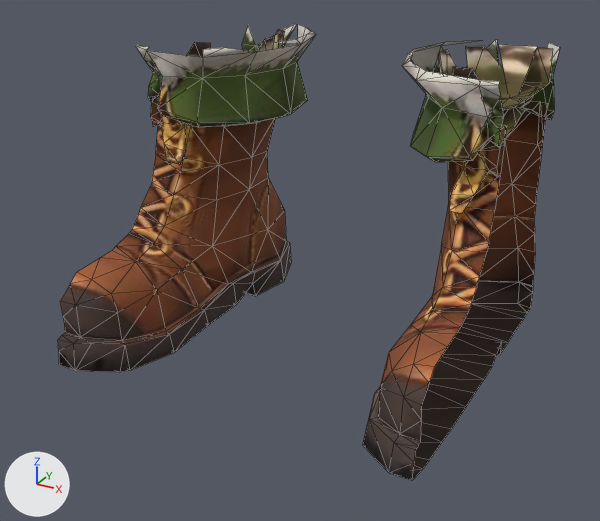
The glTF model public/models/outfits/trail_boots.glb: old version first, new version second.
The view is the same before and after, from a 50 mm lens placed at (0.277, -0.57, 0.329), pointed at (-0.002, -0.063, 0.075). The lights are fixed; the arrows at lower left show +X, +Y and +Z. The first picture is the older version. Mesh edges are drawn as thin lines. Where no turn or scale is listed for an object, it has been applied to the vertices. Vertices at exactly the same position are counted once.

Names of what the first picture shows: 'hide_boots'.
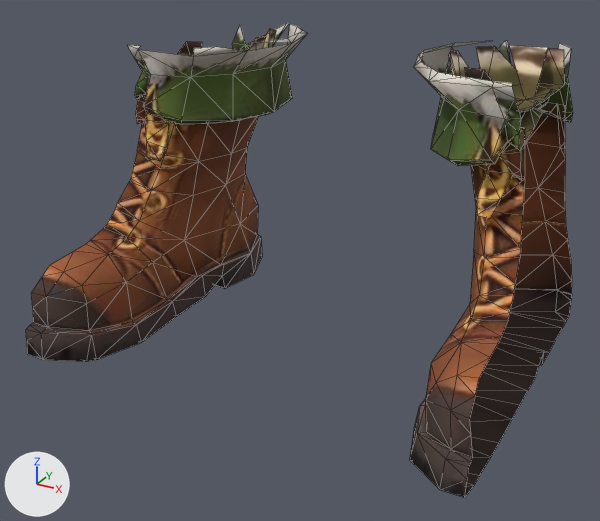
Location of each change, [x1, y1, x2, y2] in pixels of the pictures (600 x 521 px; the box of a moved part takes in the faces that stretch with it):
```json
{"object": "hide_boots", "change": "reshaped", "before": [58, 24, 560, 480], "after": [26, 23, 573, 498], "on screen": "9% wider"}
{"part": 1, "of": "me_hide_boots", "change": "moved or reshaped", "before": [136, 24, 316, 128], "after": [128, 23, 307, 125]}
{"part": 2, "of": "me_hide_boots", "change": "moved or reshaped", "before": [402, 40, 560, 162], "after": [413, 40, 573, 166]}
{"part": 3, "of": "me_hide_boots", "change": "moved or reshaped", "before": [449, 145, 500, 213], "after": [476, 147, 521, 218]}
{"part": 4, "of": "me_hide_boots", "change": "moved or reshaped", "before": [58, 29, 291, 372], "after": [26, 28, 276, 362]}
{"part": 5, "of": "me_hide_boots", "change": "moved or reshaped", "before": [363, 44, 553, 480], "after": [410, 45, 572, 498]}
```

Scene script edits in JSON lines:
```json
{"block": "me_hide_boots", "where": "# used by ob_hide_boots; location = (0.0, 0.0, 0.0)"}
{"op": "remove", "block": "me_hide_boots", "code": "me_hide_boots.from_pydata(...)  # 447 vertices, 592 faces; spans x -0.141..0.141, y -0.184..0.099, z 0.0..0.225"}
{"op": "add", "block": "me_hide_boots", "code": "me_hide_boots.from_pydata(...)  # 447 vertices, 592 faces; spans x -0.174..0.174, y -0.184..0.099, z 0.0..0.225"}
{"block": "me_hide_boots", "change": "me_hide_boots part 1: the loose piece of 57 vertices spanning x -0.14..-0.044, y -0.073..0.099, z 0.161..0.225 is multiplied about its middle by the matrix ((1.0, 0.0, 0.125), (0.0, 1.0, 0.0), (0.0, 0.0, 1.0)), then moved by (-0.012, 0.0, 0.0)"}
{"block": "me_hide_boots", "change": "me_hide_boots part 2: the loose piece of 59 vertices spanning x 0.046..0.14, y -0.073..0.099, z 0.161..0.225 is multiplied about its middle by the matrix ((1.0, 0.0, -0.125), (0.0, 1.0, 0.0), (0.0, 0.0, 1.0)), then moved by (0.012, 0.0, 0.0)"}
{"block": "me_hide_boots", "change": "me_hide_boots part 3: the loose piece of 15 vertices spanning x 0.11..0.14, y -0.066..-0.044, z 0.135..0.182 is multiplied about its middle by the matrix ((0.97, -0.02, -0.078), (0.02, 0.973, -0.006), (0.078, 0.005, 0.97)), then moved by (0.016, 0.0, 0.0)"}
{"block": "me_hide_boots", "change": "me_hide_boots part 4: 160 of 447 vertices moved; they spanned x -0.141..-0.069, y -0.184..0.097, z 0.0..0.225 and now span x -0.174..-0.077, y -0.184..0.097, z 0.0..0.225; mean shift (-0.024, 0.0, 0.0); largest move (-0.086, -0.12, 0.016) -> (-0.119, -0.12, 0.016)"}
{"block": "me_hide_boots", "change": "me_hide_boots part 5: 150 of 447 vertices moved; they spanned x 0.07..0.141, y -0.183..0.097, z 0.0..0.225 and now span x 0.078..0.174, y -0.183..0.097, z 0.0..0.225; mean shift (0.024, 0.0, 0.0); largest move (0.086, -0.119, 0.0) -> (0.118, -0.119, 0.0)"}
{"block": "me_hide_boots", "change": "other edits to the shape of me_hide_boots do not show in these pictures"}
```
